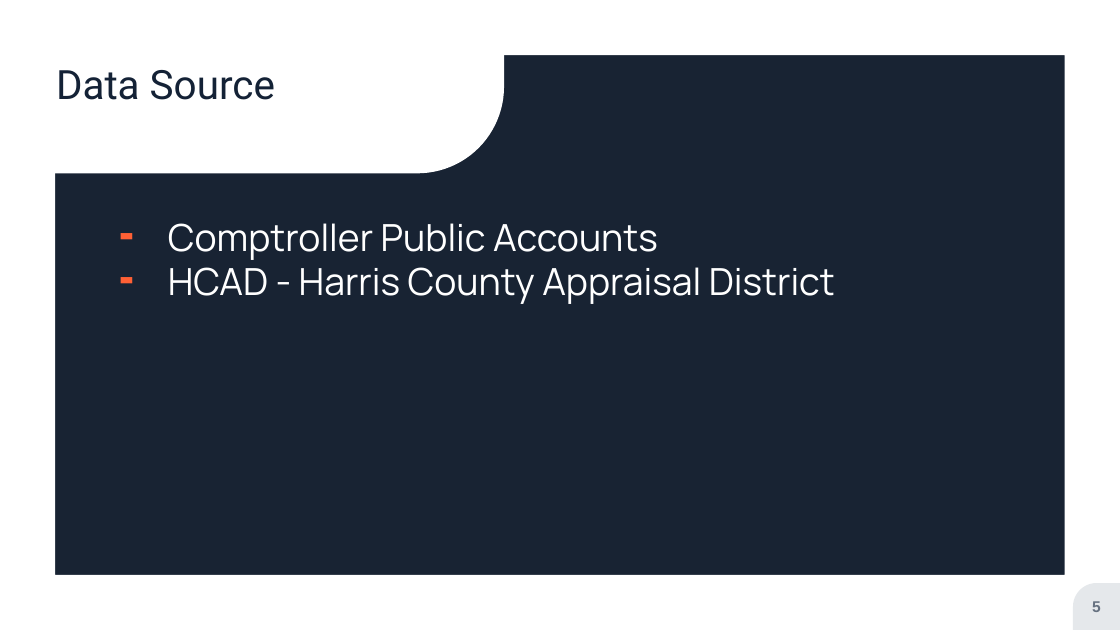
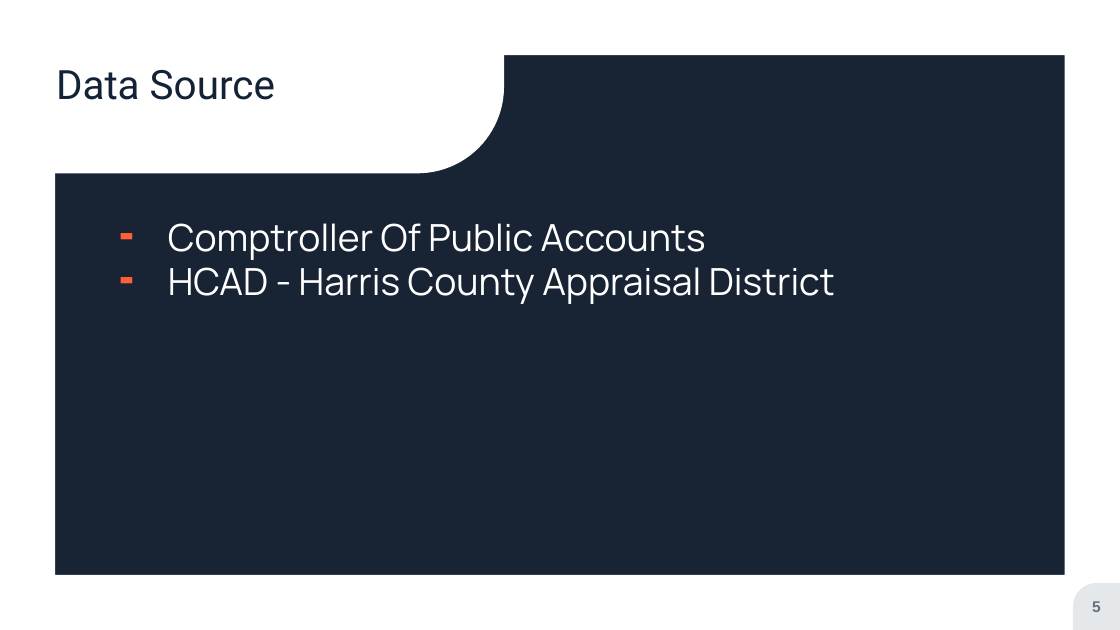
Before and after one commit to jmitterh/Project_3_Potential_Marketing, a slide deck: slide 5 of Data-Estate Presentation.pptx. Drawn at 1120x630 pixels with LibreOffice and Linux fonts; fonts in the diff are those of the drawing; background and template pictures are left out; a plain dark background stands for a picture behind light text. Boxes give left, top, right and bottom in pixels: in the first picture for what was removed or moved away, otherwise in the second. Text is boxed around its words. In the diff, an @@ line names an element or a change of style, - is before the commit and + after.

```diff
--- a/Data-Estate Presentation.pptx
+++ b/Data-Estate Presentation.pptx
@@ text at [168, 223, 706, 260]: text changed @@
-╸ Comptroller Public Accounts
+╸ Comptroller Of Public Accounts
```
Also in this commit, not shown: 3 other slides changed.
